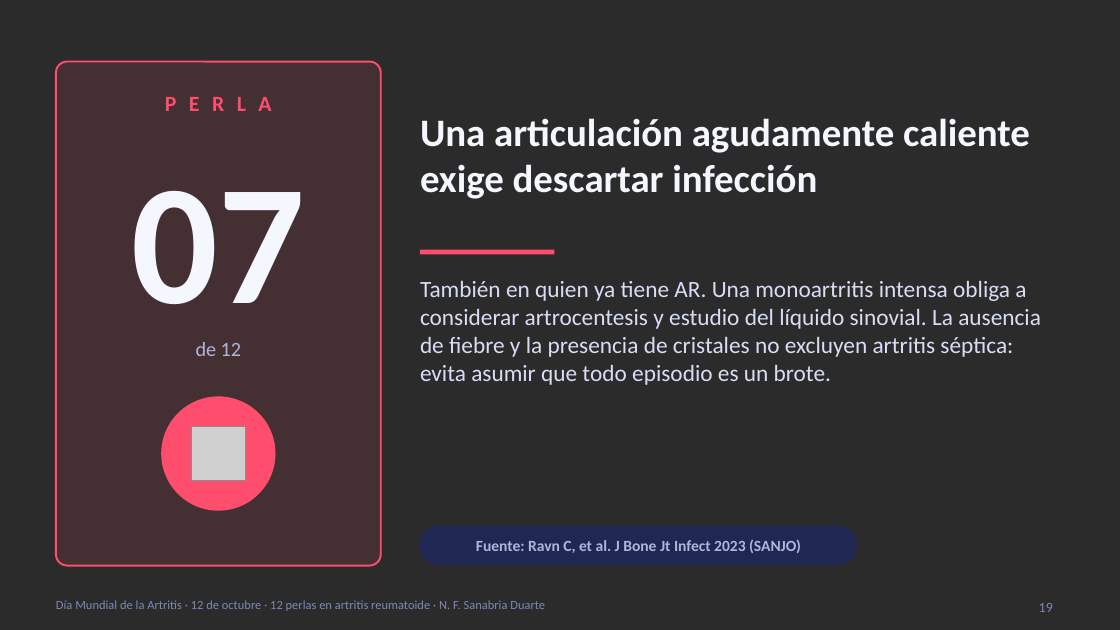
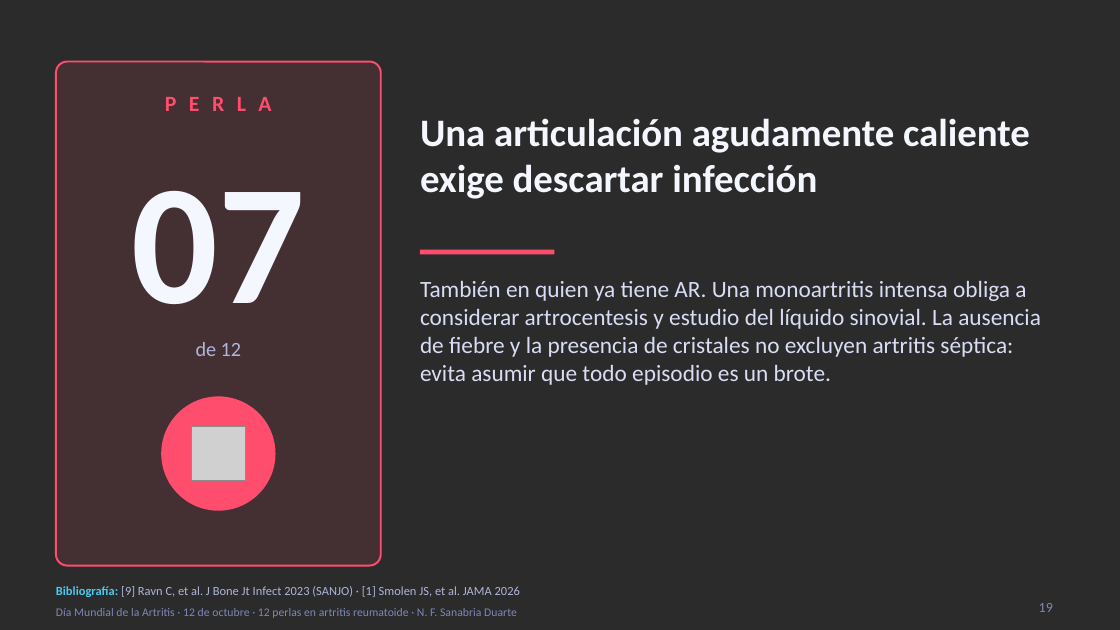
Before and after one commit to nestor120512/nes, a slide deck: slide 19 of 12_perlas_artritis_reumatoide.pptx. Drawn at 1120x630 pixels with LibreOffice and Linux fonts; fonts in the diff are those of the drawing; grey boxes stand for pictures; background and template pictures are left out; a plain dark background stands for a picture behind light text. Boxes give left, top, right and bottom in pixels: in the first picture for what was removed or moved away, otherwise in the second. Text is boxed around its words. In the diff, an @@ line names an element or a change of style, - is before the commit and + after.

```diff
--- a/12_perlas_artritis_reumatoide.pptx
+++ b/12_perlas_artritis_reumatoide.pptx
@@ rounded rectangle removed at [420, 526, 857, 564] @@
@@ text at [56, 586, 520, 597]: text changed; size 10 to 8 pt; bold off @@
-Fuente: Ravn C, et al. J Bone Jt Infect 2023 (SANJO)
+Bibliografía: [9] Ravn C, et al. J Bone Jt Infect 2023 (SANJO) · [1] Smolen JS, et al. JAMA 2026
@@ text "Día Mundial de la Artritis ..." at [56, 608, 517, 618]: size 8 to 7.5 pt; vertical alignment top to middle @@
```
Also in this commit, not shown: 34 other slides changed.
